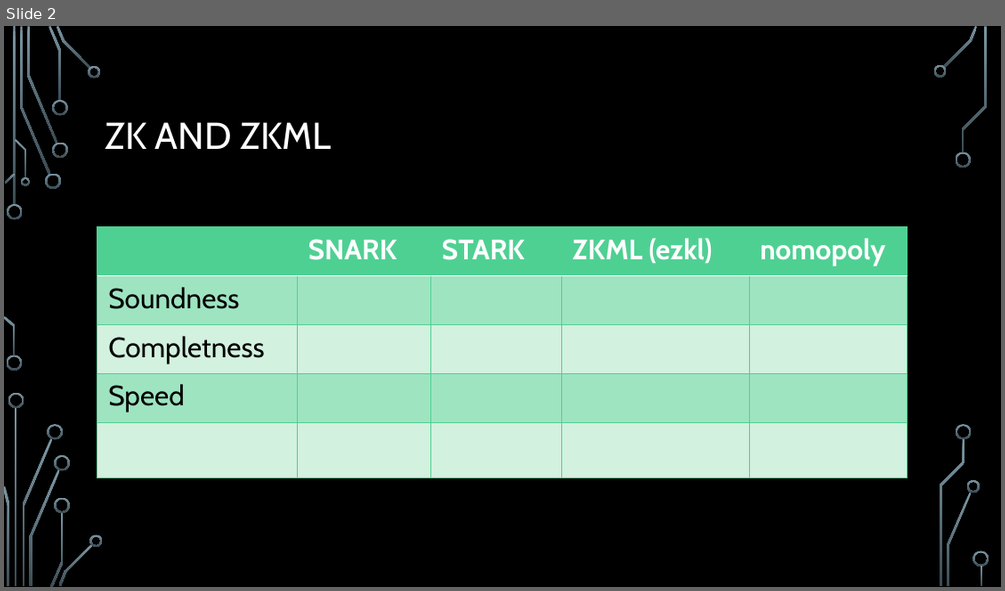
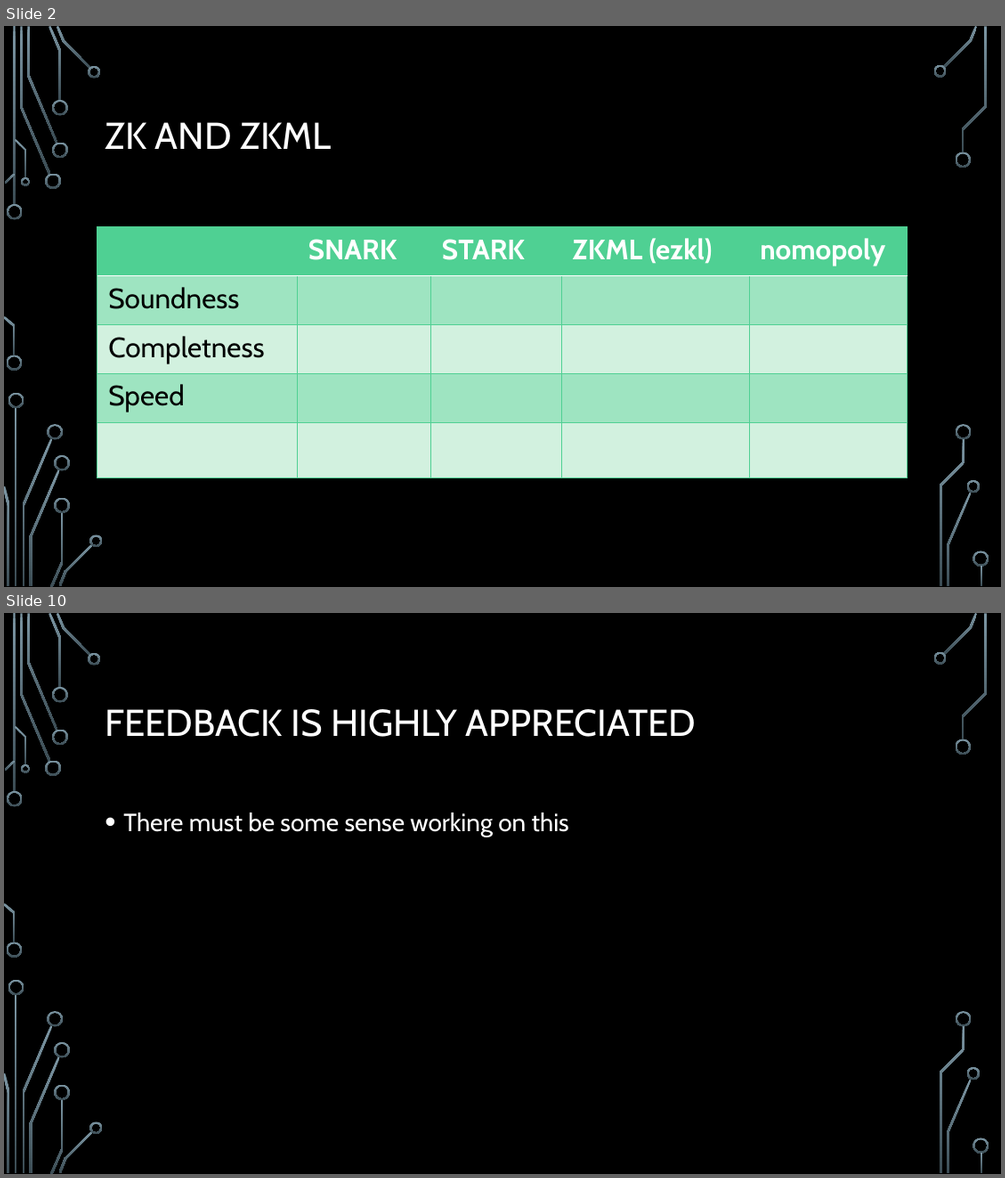
Before and after one commit to igorperic17/nomopoly, a slide deck: deck/zk-hack-berlin.pptx. Shown one above the other, each under a label of ours: slide 2 before the commit, slides 2 and 10 after it; the slides between them are not shown. The pictures are 1005x591 and 1005x1178 pixels, drawn with LibreOffice and Linux fonts; fonts in the diff are those of the drawing; background and template pictures are left out. Boxes give left, top, right and bottom in pixels: in the first picture for what was removed or moved away, otherwise in the second. Text is boxed around its words. In the diff, an @@ line names an element or a change of style, - is before the commit and + after.

```diff
--- a/deck/zk-hack-berlin.pptx
+++ b/deck/zk-hack-berlin.pptx
@@ slide 10 added at bbox=[4, 613, 1001, 1174], background picture (left out); not listed: 36 template elements that a slide beside it also shows @@
@@ title added at bbox=[105, 709, 696, 737], 36 pt, text #FFFFFF @@
+FEEDBACK IS HIGHLY APPRECIATED
@@ text added at bbox=[123, 812, 569, 837], 24 pt, text #FFFFFF @@
+• There must be some sense working on this
```
Also in this commit, not shown: 5 slides changed, 3 other slides added, 25 other files.
